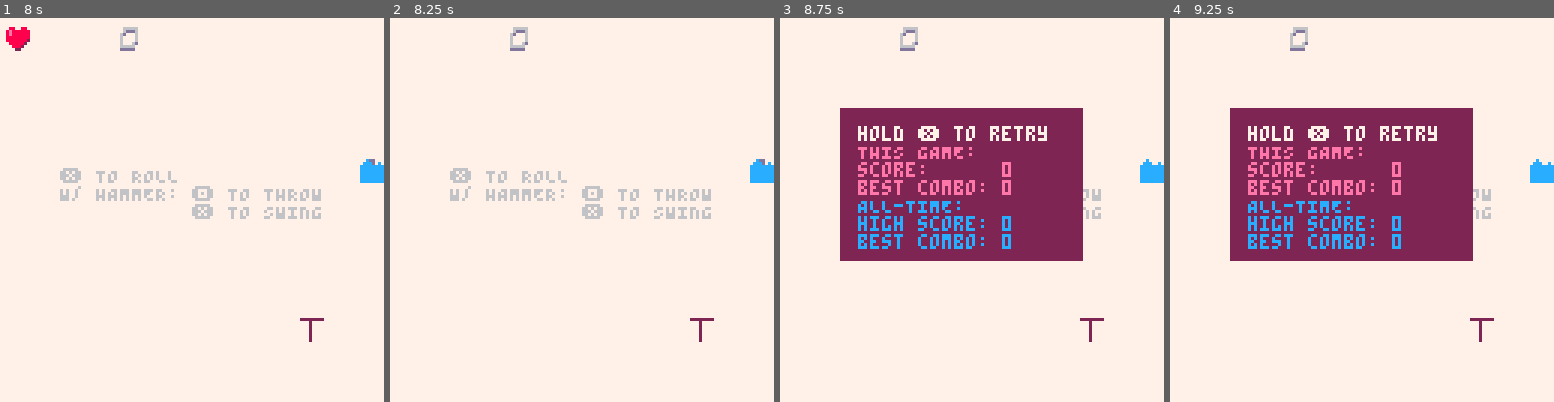
Above: before the commit, frames 1-4 (left to right).
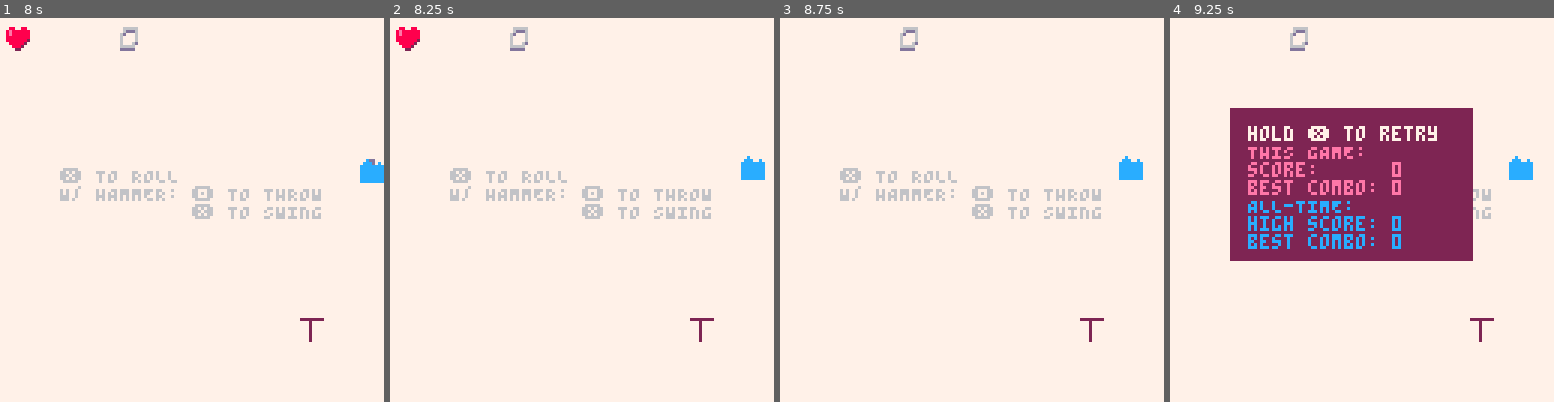
Above: after the commit, the same moments.

Repository: wsasaki01/icebreaker
Game: PICO-8 cartridge p2/icebreaker-p2.p8
Two runs of this game, one before a commit and one after it. Both use one fixed random seed, a clock stepped at 60 frames per second and the inputs below.
Inputs:
- Up to frame 1 (8 s): tap X (X key) at 0.33, 1.07, 1.85, 2.97, 4.08, 5.2, 6.32, 7.43 s; tap O (Z key) at 0.7, 1.7, 2.1, 2.5, 2.9, 3.3, 3.7, 4.1, 4.5, 4.9, 5.3, 5.7, 6.1, 6.5, 6.9, 7.3, 7.7 s; hold Right 1.6-2.1 s; hold Up 2.15-2.42 s; hold Right 2.47-3.03 s; hold Left 3.08-3.58 s; hold Down 3.63-3.97 s; hold Right 4.02-4.68 s; hold Up 4.73-5.03 s; hold Left 5.08-5.68 s; hold Down 5.73-6.03 s; hold Right 6.08-6.58 s; hold Right 6.63-7.13 s; hold Up 7.18-7.45 s; hold Right from 7.5 s (still down)
- Up to frame 2 (8.25 s): release Right at 8.07 s; tap O (Z key) at 8.1 s; hold Left from 8.12 s (still down)
- Up to frame 3 (8.75 s): tap O (Z key) at 8.5 s; tap X (X key) at 8.55 s; release Left at 8.62 s; hold Down from 8.67 s (still down)
- Up to frame 4 (9.25 s): tap O (Z key) at 8.9 s; release Down at 9 s; hold Right from 9.05 s (still down)

Frame 1 is identical in both runs. In frame 2, 0.6% of the frame differs, in the area x 1-100%, y 2-43%; in frame 3, 25%, in the area x 15-100%, y 23-64%; in frame 4, 0.6%.

Commit message:
Fix hitstop for player

Diff:
--- a/p2/enemy.lua
+++ b/p2/enemy.lua
@@ -26,7 +26,11 @@
                     p.combo_cnt=p.combo_fr
                     sh_str1+=0.1
                     sh_str2+=0.09
-                    hs = 3
+
+                    if hs < 3 then
+                        hs = 3
+                    end
+
                     sfx(0)
                     if h.thrown then
                         h.hit_cnt+=1
--- a/p2/player.lua
+++ b/p2/player.lua
@@ -86,7 +86,7 @@
                     self.combo_cnt = 0
 
                     self.i = true
-                    self.i_cnt = 30
+                    self.i_cnt = 40
                     self.flash = true
                     self.temp_s = 5
 
